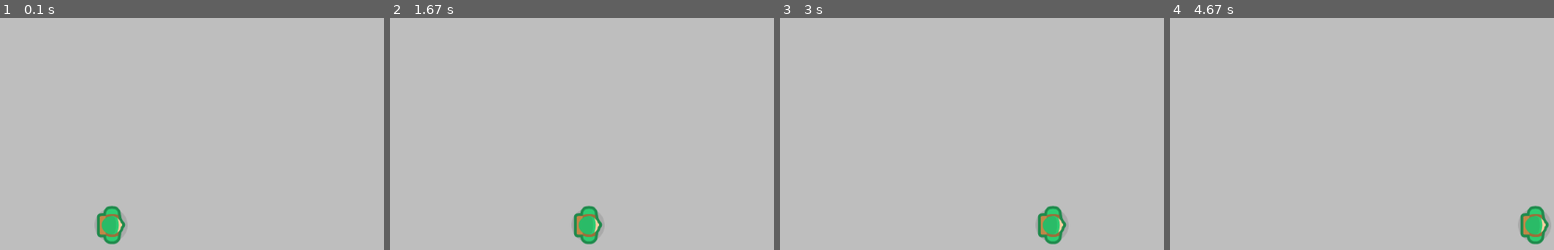
Above: before the commit, frames 1-4 (left to right).
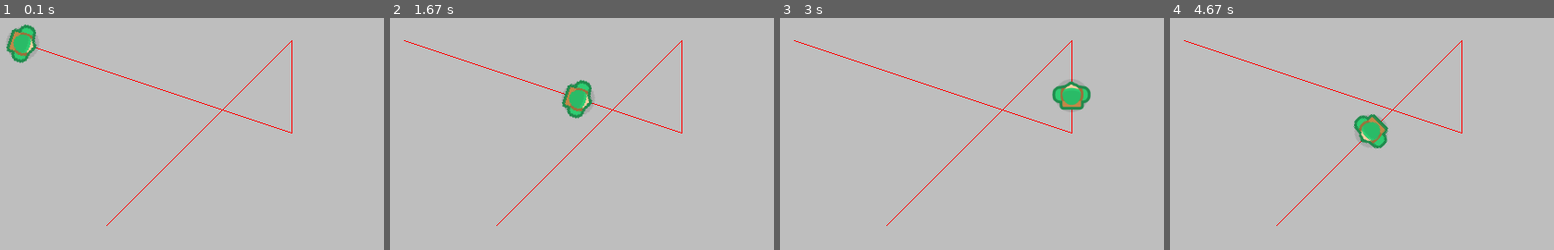
Above: after the commit, the same moments.

Repository: tuwi-0808374/pygame-oefenen
Game: pygame game, started from Tower/main.py
Two runs of this game, one before a commit and one after it. Both use one fixed random seed, a clock stepped at 60 frames per second and the inputs below.
Inputs:
- Up to frame 1 (0.1 s): no input
- Up to frame 2 (1.67 s): no input
- Up to frame 3 (3 s): no input
- Up to frame 4 (4.67 s): no input

The runs differ from the first frame. In frame 1, 2.5% of the frame differs, in the area x 1-77%, y 2-98%; in frame 2, 2.5%; in frame 3, 2.5%; in frame 4, 2.5%, in the area x 3-99%, y 9-98%.

Commit message:
Part 3 - Waypoints & AI

Diff:
--- a/Tower/enemy.py
+++ b/Tower/enemy.py
@@ -1,14 +1,51 @@
 import pygame
+from pygame.math import Vector2
+import math
 
 class Enemy(pygame.sprite.Sprite):
-    def __init__(self, pos, image):
+    def __init__(self, waypoints, image):
         pygame.sprite.Sprite.__init__(self)
-        self.image = image
+        self.waypoints = waypoints
+        self.pos = Vector2(self.waypoints[0])
+        self.target_waypoint = 1
+        self.speed = 2
+        self.angle = 0
+        self.original_image = image
+        self.image = pygame.transform.rotate(self.original_image, self.angle)
         self.rect = self.image.get_rect()
-        self.rect.center = pos
+        self.rect.center = self.pos
 
     def update(self):
         self.move()
+        self.rotate()
 
     def move(self):
-        self.rect.x += 1
+        # define a target waypoint
+        if self.target_waypoint < len(self.waypoints):
+            self.target = Vector2(self.waypoints[self.target_waypoint])
+            self.movement = self.target - self.pos
+        else:
+            # enemy has reached the end of the path
+            self.kill()
+
+        # calculate distance to target
+        dist = self.movement.length()
+        # check if remaining distance is greater than the enemy speed
+        if dist >= self.speed:
+            self.pos += self.movement.normalize() * self.speed
+        else:
+            if dist != 0:
+                self.pos += self.movement.normalize() * dist
+            self.target_waypoint += 1
+        # self.rect.center = self.pos
+
+    def rotate(self):
+        # caculate distance to next waypoint
+        dist = self.target - self.pos
+        # use distance to calculate angle
+        self.angle = math.degrees(math.atan2(-dist[1], dist[0]))
+
+        # rotate image
+        self.image = pygame.transform.rotate(self.original_image, self.angle)
+        self.rect = self.image.get_rect()
+        self.rect.center = self.pos
--- a/Tower/main.py
+++ b/Tower/main.py
@@ -18,7 +18,14 @@
 # create groups
 enemy_group = pygame.sprite.Group()
 
-enemy = Enemy((200, 300), enemy_image)
+waypoints = [
+    (100, 100),
+    (400, 200),
+    (400, 100),
+    (200, 300),
+]
+
+enemy = Enemy(waypoints, enemy_image)
 enemy_group.add(enemy)
 
 
@@ -29,6 +36,9 @@
     clock.tick(c.FPS)
 
     screen.fill("grey")
+
+    # draw enemy path
+    pygame.draw.lines(screen, "red", False, waypoints)
 
     # update groups
     enemy_group.update()
